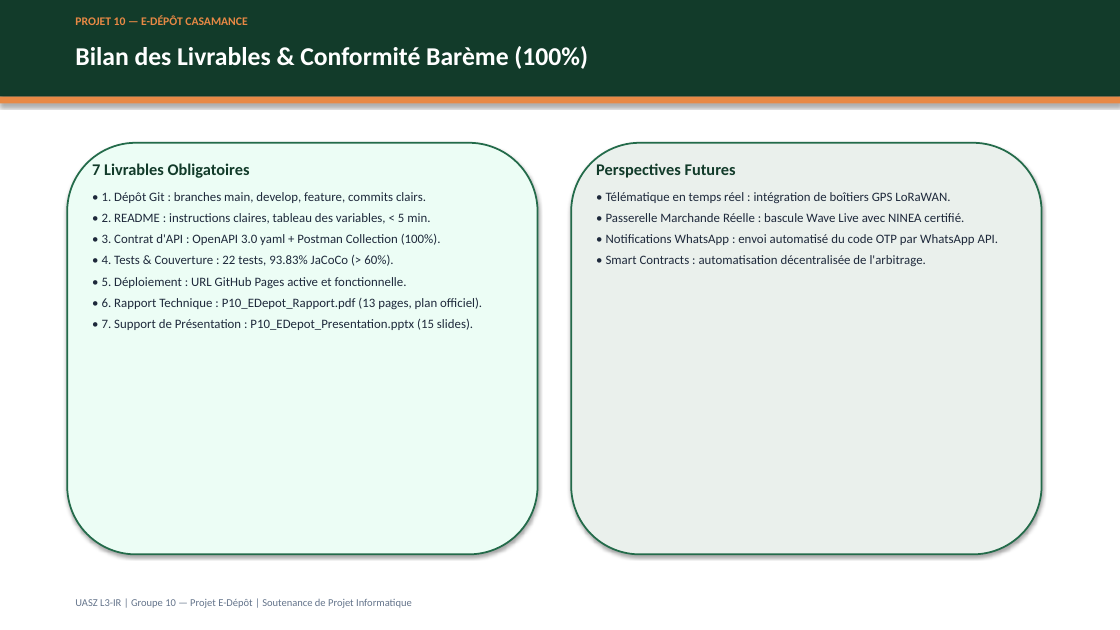
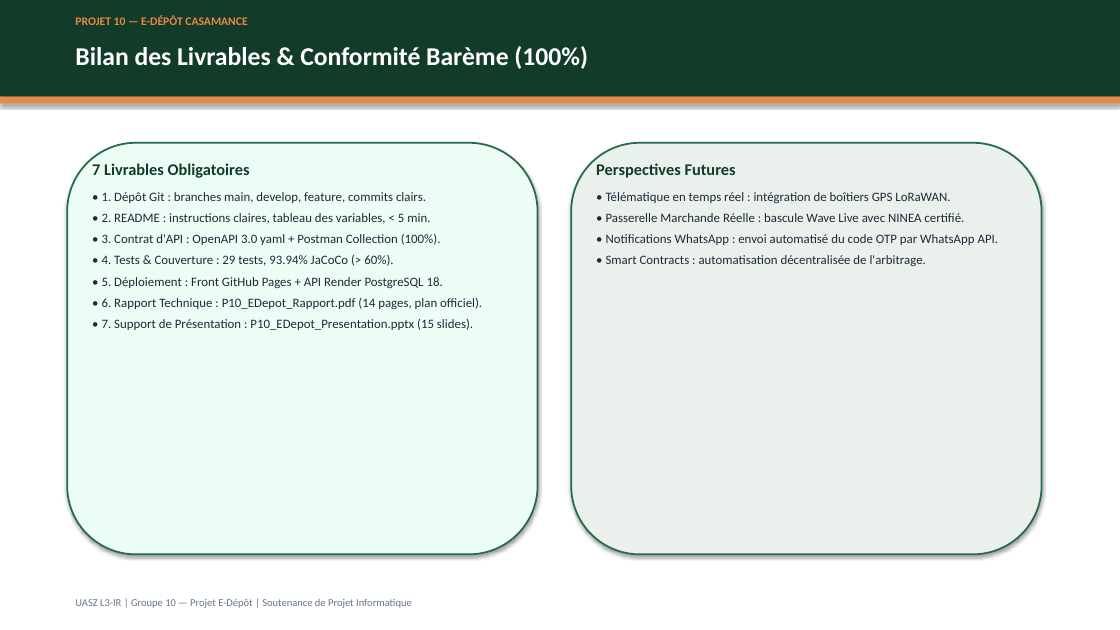
Before and after one commit to Collesyll0607/e-depot-plateforme, a slide deck: slide 14 of docs/P10_EDepot_Presentation.pptx. Drawn at 1120x630 pixels with LibreOffice and Linux fonts; fonts in the diff are those of the drawing. Boxes give left, top, right and bottom in pixels: in the first picture for what was removed or moved away, otherwise in the second. Text is boxed around its words. In the diff, an @@ line names an element or a change of style, - is before the commit and + after.

Commit message:
docs: sync README, PDF report (14p) and PPTX with live Render API and 93.94% JaCoCo

```diff
--- a/docs/P10_EDepot_Presentation.pptx
+++ b/docs/P10_EDepot_Presentation.pptx
@@ text at bbox=[102, 255, 482, 309]: text changed @@
-• 4. Tests & Couverture : 22 tests, 93.83% JaCoCo (> 60%).
-• 5. Déploiement : URL GitHub Pages active et fonctionnelle.
-• 6. Rapport Technique : P10_EDepot_Rapport.pdf (13 pages, plan officiel).
+• 4. Tests & Couverture : 29 tests, 93.94% JaCoCo (> 60%).
+• 5. Déploiement : Front GitHub Pages + API Render PostgreSQL 18.
+• 6. Rapport Technique : P10_EDepot_Rapport.pdf (14 pages, plan officiel).
```
Also in this commit, not shown: 3 other slides changed, 3 other files.
